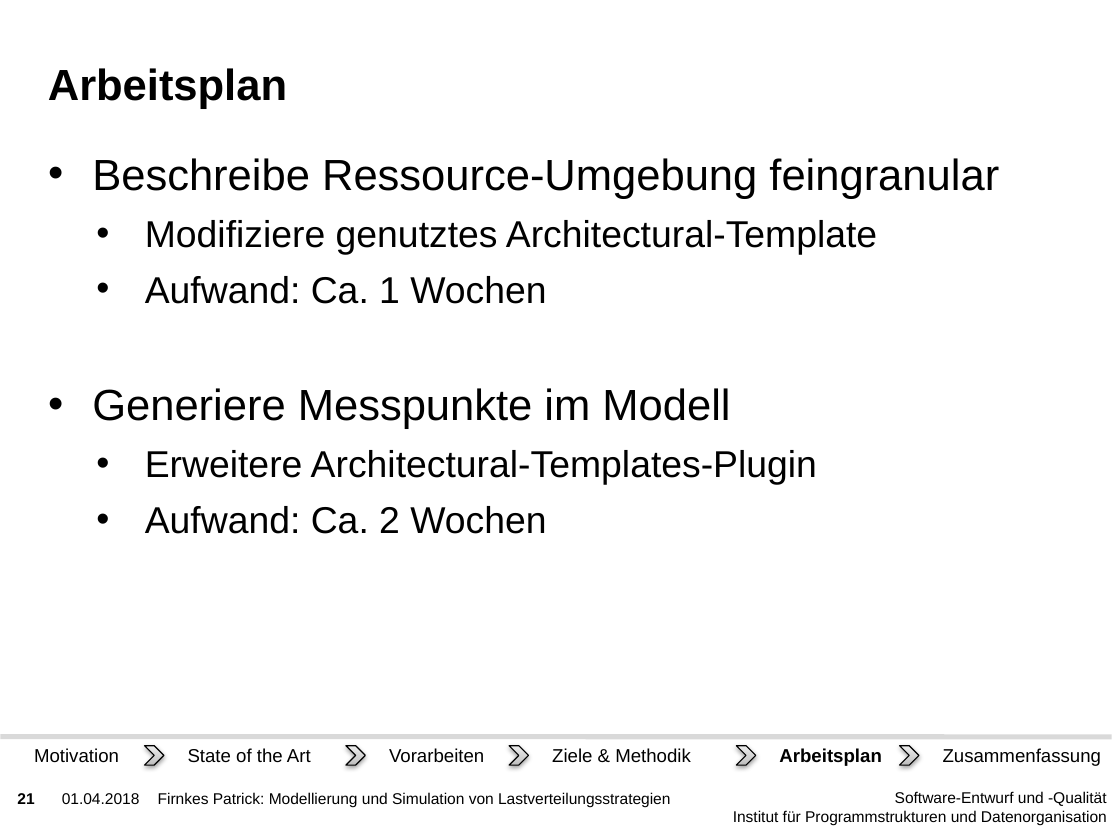
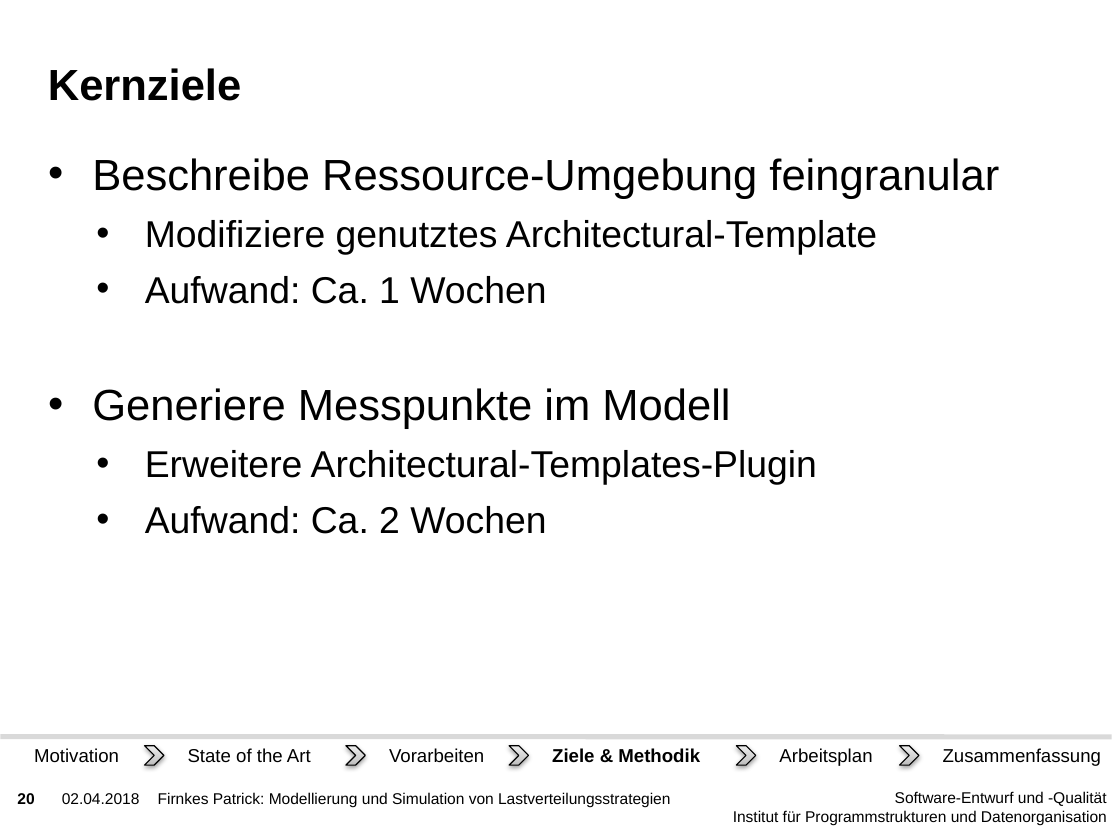
Before and after one commit to PatFirn/wlcg-loadbalancing, a slide deck: slide 20 of presentations/projekt-antrag.pptx (slide 21 before the commit). Drawn at 1120x840 pixels with LibreOffice and Linux fonts; fonts in the diff are those of the drawing; background and template pictures are left out. Boxes give left, top, right and bottom in pixels: in the first picture for what was removed or moved away, otherwise in the second. Text is boxed around its words. In the diff, an @@ line names an element or a change of style, - is before the commit and + after.

```diff
--- a/presentations/projekt-antrag.pptx
+++ b/presentations/projekt-antrag.pptx
@@ title at (x1=48, y1=68, x2=241, y2=101): text changed @@
-Arbeitsplan
+Kernziele
@@ text "Ziele & Methodik" at (x1=552, y1=748, x2=700, y2=763): bold on @@
@@ text "Arbeitsplan" at (x1=779, y1=748, x2=872, y2=766): bold off @@
@@ page number at (x1=17, y1=793, x2=34, y2=804): text changed @@
-21
+20
@@ text at (x1=62, y1=793, x2=140, y2=804): text changed @@
-01.04.2018
+02.04.2018
```
Also in this commit, not shown: 36 other slides changed, 1 slide added.
